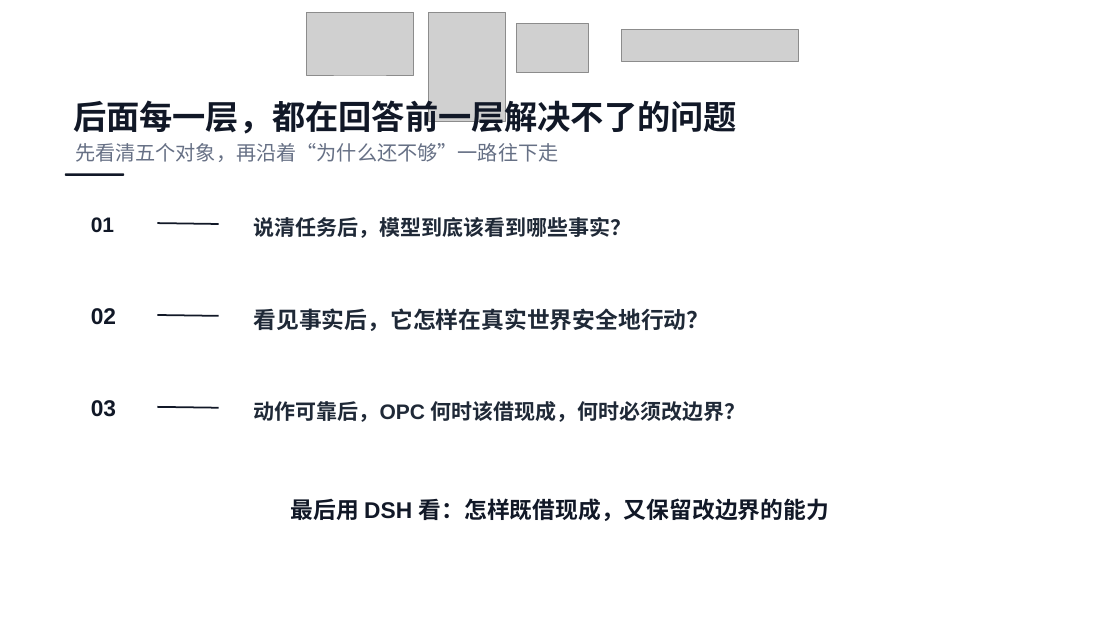
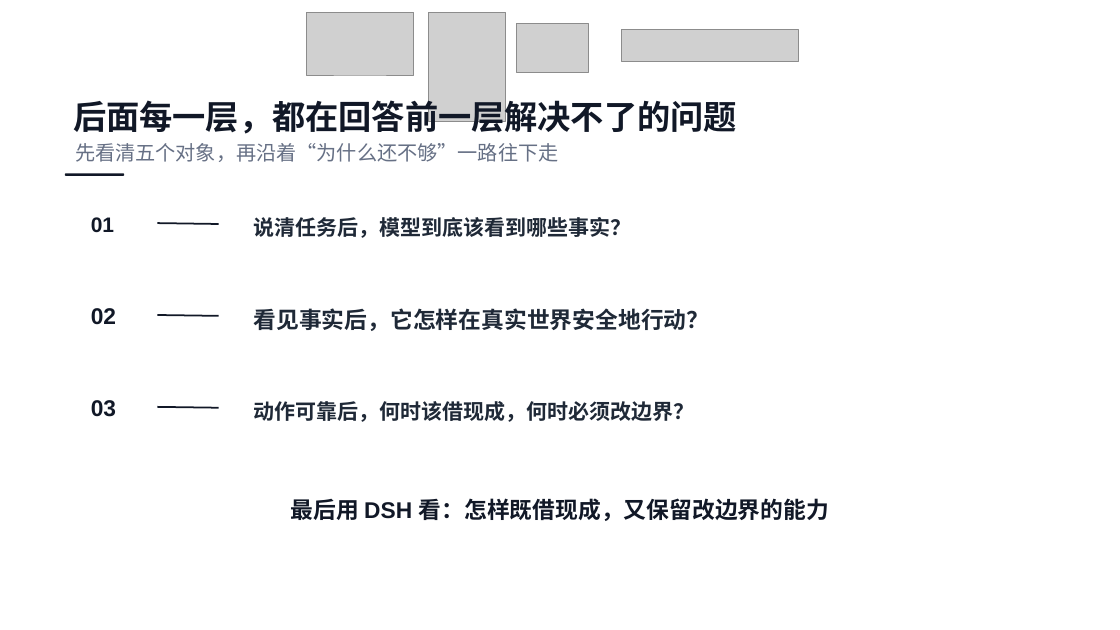
Before and after one commit to ethan-jiang-1/ai_dev_sdlc_aidc, a slide deck: slide 3 of talk-ai-coding-evolution/05_output/v4/OPC航海指南-harness-v4.pptx. Drawn at 1120x630 pixels with LibreOffice and Linux fonts; fonts in the diff are those of the drawing; grey boxes stand for pictures. Boxes give left, top, right and bottom in pixels: in the first picture for what was removed or moved away, otherwise in the second. Text is boxed around its words. In the diff, an @@ line names an element or a change of style, - is before the commit and + after.

```diff
--- a/talk-ai-coding-evolution/05_output/v4/OPC航海指南-harness-v4.pptx
+++ b/talk-ai-coding-evolution/05_output/v4/OPC航海指南-harness-v4.pptx
@@ text at (x1=254, y1=401, x2=695, y2=422): text changed @@
-动作可靠后，OPC 何时该借现成，何时必须改边界？
+动作可靠后，何时该借现成，何时必须改边界？
```
Also in this commit, not shown: 9 other slides changed, 3 other files.
